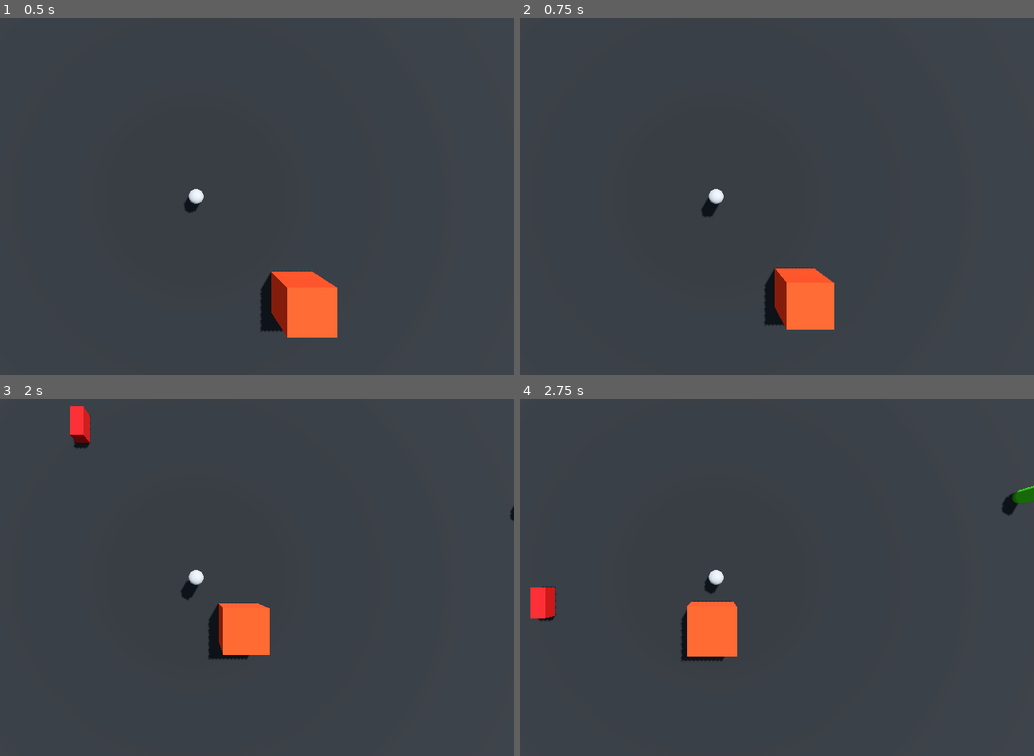
Above: before the commit, frames 1-4 (two rows, left to right).
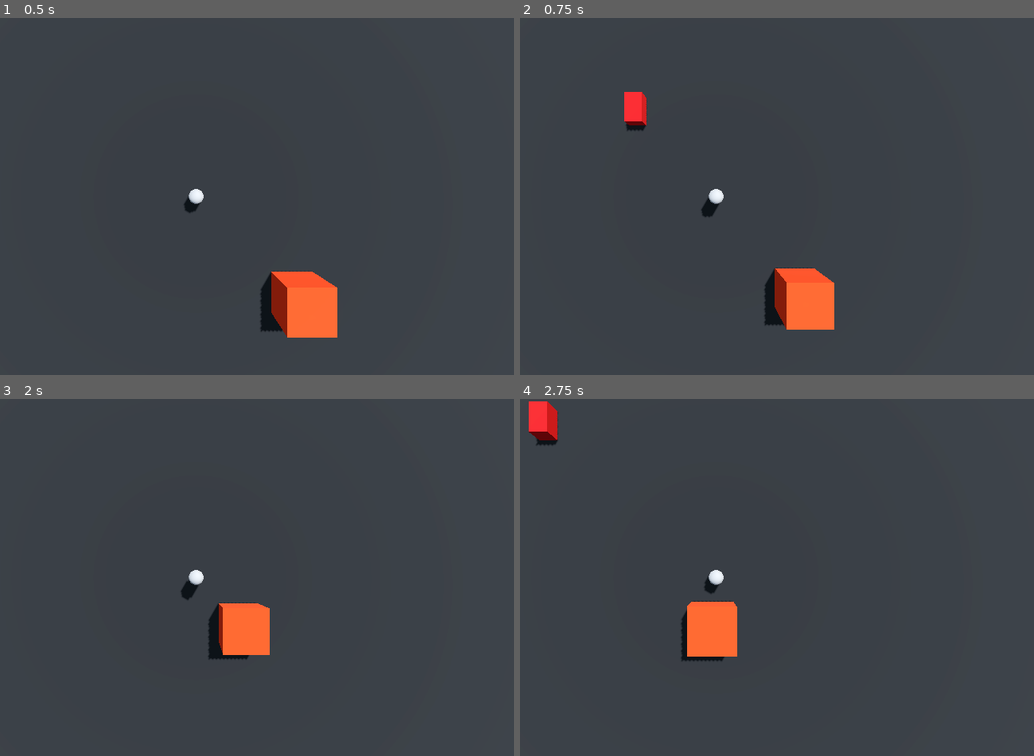
Above: after the commit, the same moments.

Repository: frqstbite/geeked-dog-incident
Game: Godot game, scene res://scenes/debug/ai.tscn
Two runs of this game, one before a commit and one after it. Both use one fixed random seed, a clock stepped at 60 frames per second and the inputs below. The engine's default icon, where the game draws it, is replaced by a stand-in: a white triangle on a blue panel in a dark square.
Inputs:
- Up to frame 1 (0.5 s): no input
- Up to frame 2 (0.75 s): tap Enter (ui_accept) at 0.5 s; hold Right (ui_right) from 0.53 s (still down)
- Up to frame 3 (2 s): tap Enter (ui_accept) at 0.77, 1.52 s; release Right (ui_right) at 1.28 s; hold Down (ui_down) from 1.28 s (still down)
- Up to frame 4 (2.75 s): release Down (ui_down) at 2.03 s; hold Right (ui_right) from 2.03 s (still down)

Frame 1 is identical in both runs. In frame 2, 0.4% of the frame differs, in the area x 20-25%, y 20-32%; in frame 3, 0.4%; in frame 4, 1.3%, in the area x 1-100%, y 0-63%.

Commit message:
make npcs die when intersecting with car

Diff:
--- a/scenes/debug/ai.tscn
+++ b/scenes/debug/ai.tscn
@@ -67,7 +67,7 @@
 shape = SubResource("ConcavePolygonShape3D_go701")
 
 [node name="Human" parent="." unique_id=1742445246 instance=ExtResource("3_l1bgr")]
-transform = Transform3D(1, 0, 0, 0, 1, 0, 0, 0, 1, 29, 1.5245697, -2)
+transform = Transform3D(1, 0, 0, 0, 1, 0, 0, 0, 1, 5, 1.5245697, -29)
 CurrentState = 0
 
 [node name="TestPlayer" parent="." unique_id=1025771593 instance=ExtResource("4_ad3ck")]
--- a/scenes/npc/car.tscn
+++ b/scenes/npc/car.tscn
@@ -8,16 +8,16 @@
 [sub_resource type="BoxMesh" id="BoxMesh_foosu"]
 
 [sub_resource type="BoxShape3D" id="BoxShape3D_foosu"]
-size = Vector3(1, 1, 2.1010742)
+size = Vector3(1.3017578, 1, 2.1010742)
 
 [node name="Car" type="Area3D" unique_id=905283236]
 script = ExtResource("1_wqo35")
 
 [node name="MeshInstance3D" type="MeshInstance3D" parent="." unique_id=759458737]
-transform = Transform3D(1, 0, 0, 0, 1, 0, 0, 0, 2.1, 0, 0, 0)
+transform = Transform3D(1.3061737, 0, 0, 0, 1, 0, 0, 0, 2.1, 0, 0, 0)
 material_override = SubResource("StandardMaterial3D_foosu")
 mesh = SubResource("BoxMesh_foosu")
 
 [node name="CollisionShape3D" type="CollisionShape3D" parent="." unique_id=1670835102]
-transform = Transform3D(1, 0, 0, 0, 1, 0, 0, 0, 1, 0, 0, 0.0031738281)
+transform = Transform3D(1, 0, 0, 0, 1, 0, 0, 0, 1, -0.0014648438, 0, 0.0031738281)
 shape = SubResource("BoxShape3D_foosu")
--- a/scripts/npc/car.gd
+++ b/scripts/npc/car.gd
@@ -1,23 +1,34 @@
 extends Area3D
 
-var start_position
+var start_pos
 @export var travel_distance : float = 100.0
 @export var speed = 0.003
-var end_position
-
-
-var t : float = 0.0
+var target_pos
+var duration = 2.0 # Total seconds to take
+var elapsed_time = 0.0
 
 # Called when the node enters the scene tree for the first time.
 func _ready() -> void:
-	start_position = position
-	end_position = start_position + (transform.basis.z * travel_distance)
+	start_pos = position
+	target_pos = start_pos + (transform.basis.z * travel_distance)
 
 
-# Called every frame. 'delta' is the elapsed time since the previous frame.
-func _physics_process(_delta: float) -> void:
-	t += 0.003
-	position = start_position.lerp(end_position, t)
+func _process(delta):
+	elapsed_time += delta
+	# Calculate normalized time (0 to 1)
+	var t = clamp(elapsed_time / duration, 0.0, 1.0)
 
-	if(t > 1.0):
-		t = 0
+	# Linearly interpolate
+	position = lerp(start_pos, target_pos, t)
+
+	if t == 1:
+		elapsed_time = 0
+
+func _physics_process(delta: float) -> void:
+	var body_list = get_overlapping_bodies()
+
+	if body_list.size() > 0:
+		for body in body_list:
+			if body is Human:
+					if body.CurrentState != Human.ManagerStates.Dead:
+						body.CurrentState = Human.ManagerStates.Dead
--- a/scripts/npc/human.gd
+++ b/scripts/npc/human.gd
@@ -48,6 +48,8 @@
 		panic_physics_process(delta)
 	elif CurrentState == ManagerStates.Concern:
 		concern_physics_process(delta)
+	elif CurrentState == ManagerStates.Dead:
+		death_physics_process(delta)
 
 	choose_debug_mesh(CurrentState)
 
@@ -111,6 +113,9 @@
 	if position.distance_squared_to(target) < 3:
 		set_movement_target(position + (danger_position.direction_to(position) * randf_range(1, 3)))
 
+func death_physics_process(_delta):
+	navigation_agent.set_velocity(Vector3.ZERO)
+
 func physics_movement(delta):
 	var next_path_position: Vector3 = navigation_agent.get_next_path_position()
 	var new_velocity: Vector3 = global_position.direction_to(next_path_position) * movement_speed
